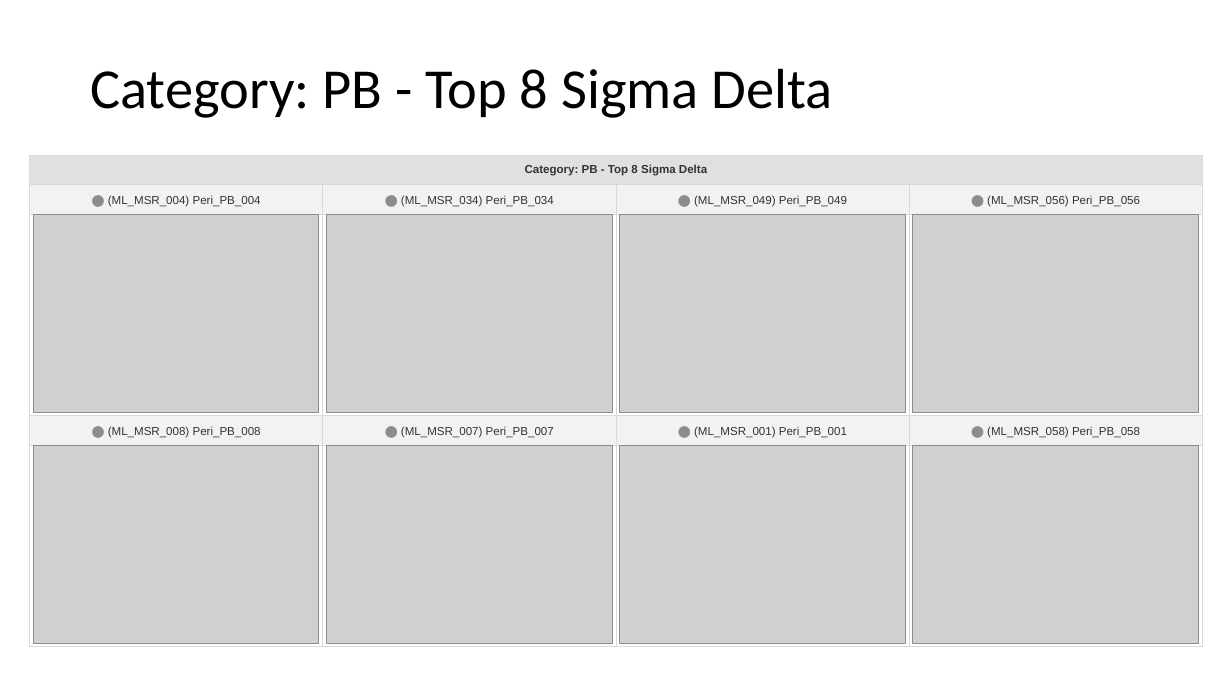
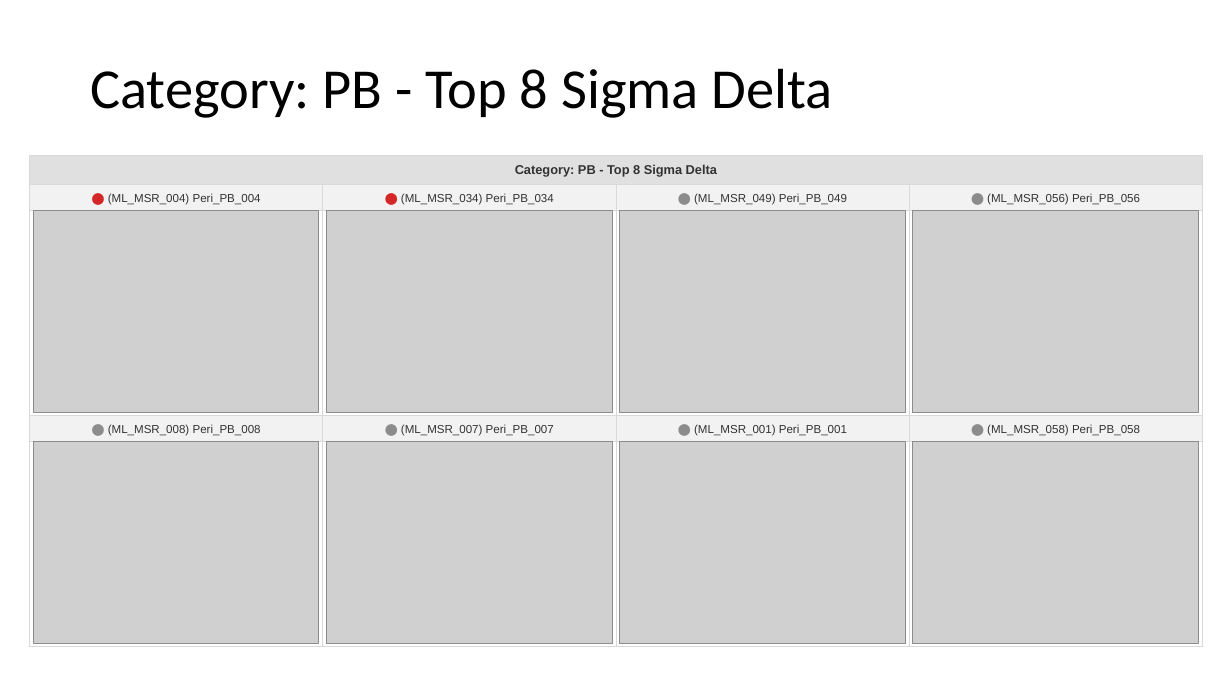
Before and after one commit to parktj4264/DRB-Code, a slide deck: slide 3 of output/Sigma_Summary_Latest.pptx (slide 2 before the commit). Drawn at 1232x693 pixels with LibreOffice and Linux fonts; fonts in the diff are those of the drawing; grey boxes stand for pictures. Boxes give left, top, right and bottom in pixels: in the first picture for what was removed or moved away, otherwise in the second. Text is boxed around its words. In the diff, an @@ line names an element or a change of style, - is before the commit and + after.

```diff
--- a/output/Sigma_Summary_Latest.pptx
+++ b/output/Sigma_Summary_Latest.pptx
@@ table at (x1=30, y1=155, x2=1202, y2=647) @@
@@ size 9 to 10 pt @@
@@ text "⬤ (ML_MSR_004) Peri_PB_004" at (x1=108, y1=193, x2=261, y2=205): text colour #8C8C8C to #D62728 in "⬤" @@
@@ text "⬤ (ML_MSR_034) Peri_PB_034" at (x1=401, y1=193, x2=554, y2=205): text colour #8C8C8C to #D62728 in "⬤" @@
```
Also in this commit, not shown: 4 other slides changed, 2 slides added, 1 slide removed, 5 other files.
